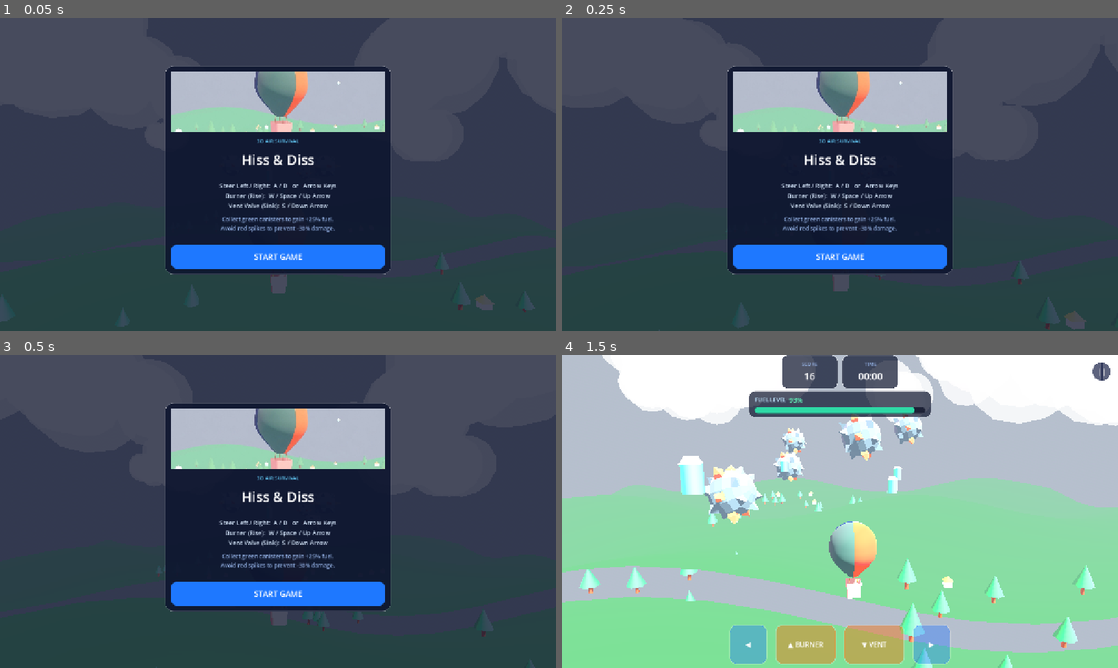
Above: before the commit, frames 1-4 (two rows, left to right).
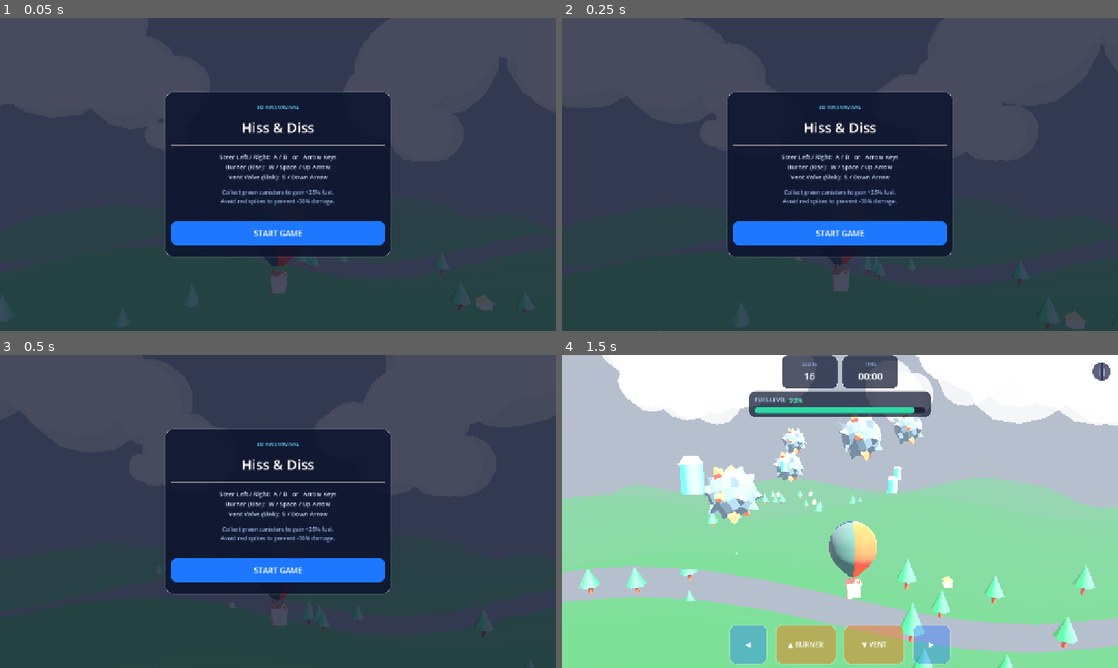
Above: after the commit, the same moments.

Repository: Tetsuuya/Blow-Hard
Game: Godot game, scene res://scenes/Main.tscn
The game is run twice, just before and just after one commit, with the same random seed, the same clock (stepped at 60 frames per second) and the same inputs. Sound files missing from this copy of the repository are replaced by a short silence.
Inputs:
- Up to frame 1 (0.05 s): no input
- Up to frame 2 (0.25 s): no input
- Up to frame 3 (0.5 s): no input
- Up to frame 4 (1.5 s): click "START GAME" at 0.5 s; tap Enter at 1.25 s; hold D from 1.28 s (still down)

The runs differ from the first frame. In frame 1, 17% of the frame differs, in the area x 29-71%, y 15-82%; in frame 2, 17%; in frame 3, 17%; in frame 4, nothing differs.

Commit message:
Revert "Display thumbnail banner on in-game Main Menu"
This reverts commit d7b83b785d76b63212630afd8564cce9f87c5d56.

Diff:
--- a/scripts/GameManager.gd
+++ b/scripts/GameManager.gd
@@ -801,24 +801,13 @@
 	card.set_anchor(SIDE_LEFT, 0.5);  card.set_anchor(SIDE_RIGHT, 0.5)
 	card.set_anchor(SIDE_TOP, 0.5);   card.set_anchor(SIDE_BOTTOM, 0.5)
 	card.offset_left = -260; card.offset_right  = 260
-	card.offset_top  = -250; card.offset_bottom = 230
+	card.offset_top  = -190; card.offset_bottom = 190
 	menu_screen.add_child(card)
 
 	var vb := VBoxContainer.new()
-	vb.add_theme_constant_override("separation", 12)
+	vb.add_theme_constant_override("separation", 16)
 	vb.alignment = BoxContainer.ALIGNMENT_CENTER
 	card.add_child(vb)
-
-	# Cover Banner Image (thumbnail.jpg)
-	if ResourceLoader.exists("res://thumbnail.jpg"):
-		var tex := load("res://thumbnail.jpg") as Texture2D
-		if tex:
-			var tr := TextureRect.new()
-			tr.texture = tex
-			tr.expand_mode = TextureRect.EXPAND_IGNORE_SIZE
-			tr.stretch_mode = TextureRect.STRETCH_KEEP_ASPECT_COVERED
-			tr.custom_minimum_size = Vector2(460, 140)
-			vb.add_child(tr)
 
 	# Sub-header badge
 	var badge := Label.new(); badge.text = "3D AIR SURVIVAL"
